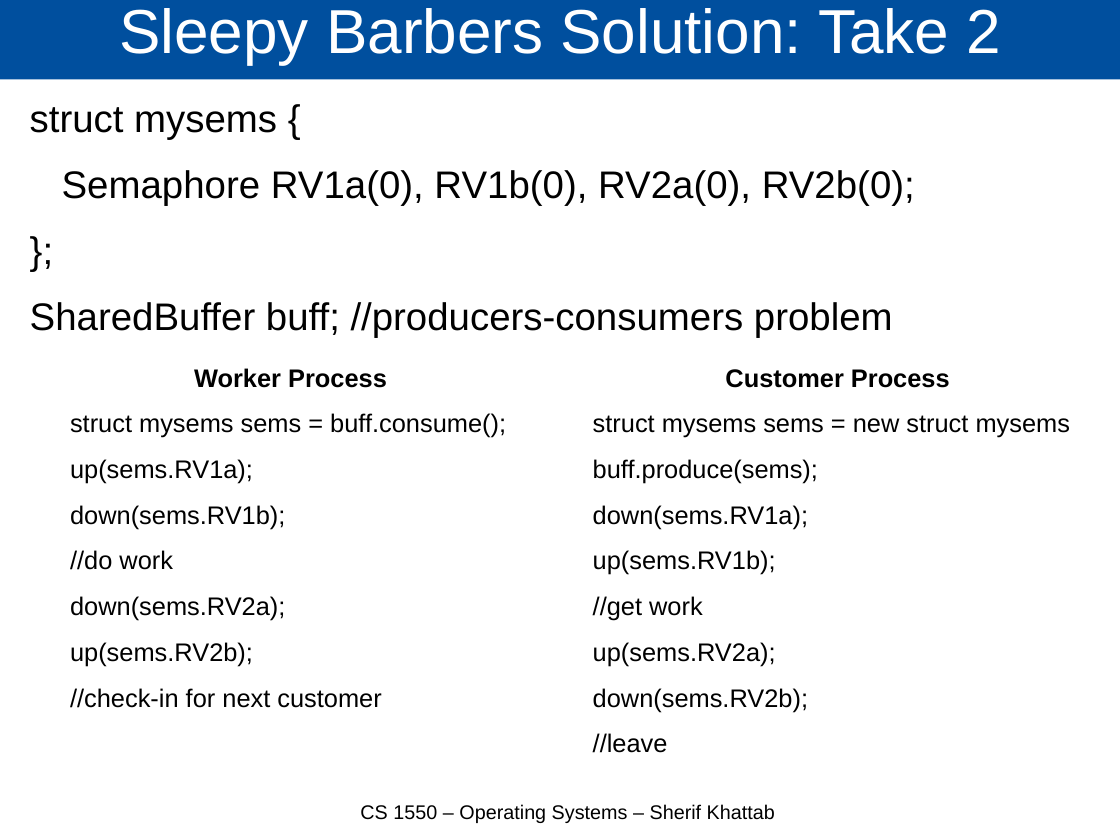
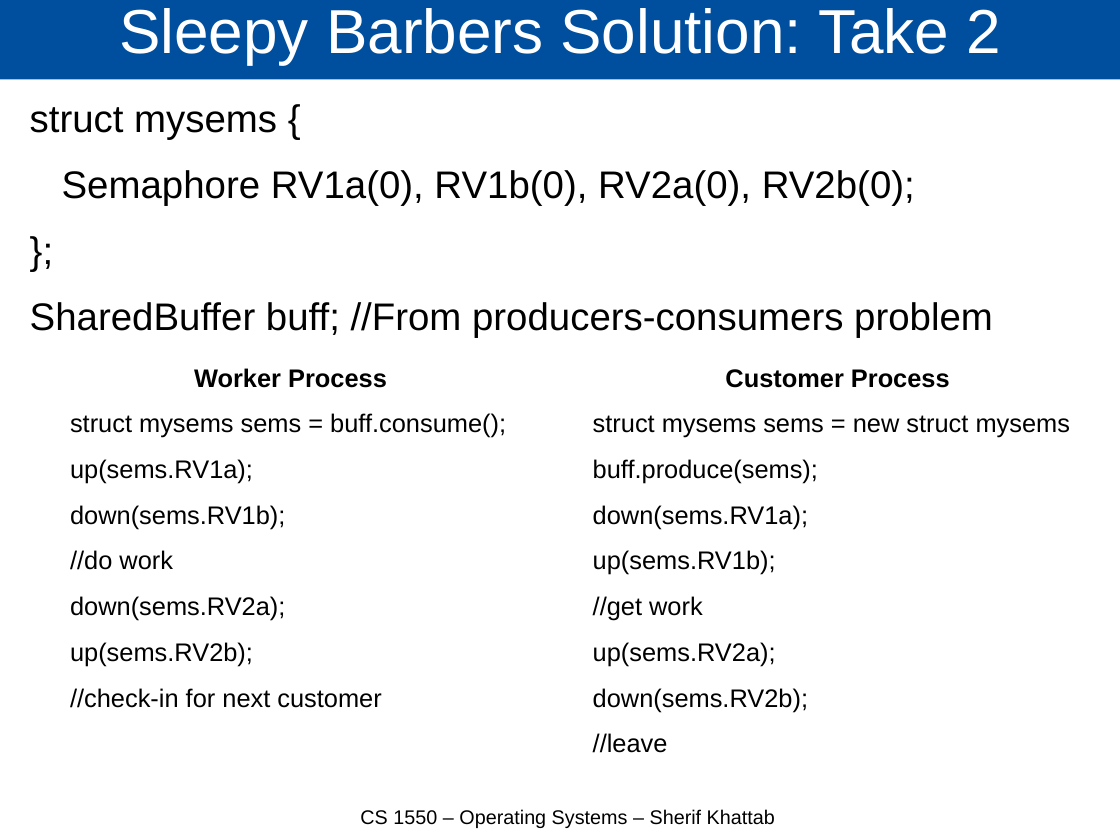
Before and after one commit to cs1550-2244/cs1550-code-handouts, a slide deck: slide 8 of DraftSlides/Lecture11.pptx (slide 5 before the commit). Drawn at 1120x840 pixels with LibreOffice and Linux fonts; fonts in the diff are those of the drawing. Boxes give left, top, right and bottom in pixels: in the first picture for what was removed or moved away, otherwise in the second. Text is boxed around its words. In the diff, an @@ line names an element or a change of style, - is before the commit and + after.

```diff
--- a/DraftSlides/Lecture11.pptx
+++ b/DraftSlides/Lecture11.pptx
@@ text at <box>30,302,993,338</box>: text changed @@
-SharedBuffer buff; //producers-consumers problem
+SharedBuffer buff; //From producers-consumers problem
@@ text "CS 1550 – Operating Systems ...": place and size @@
-text "CS 1550 – Operating Systems ..." at <box>360,804,775,823</box>
+text "CS 1550 – Operating Systems ..." at <box>360,809,775,828</box>
```
Also in this commit, not shown: 5 other slides changed, 3 slides added, 2 other files.
